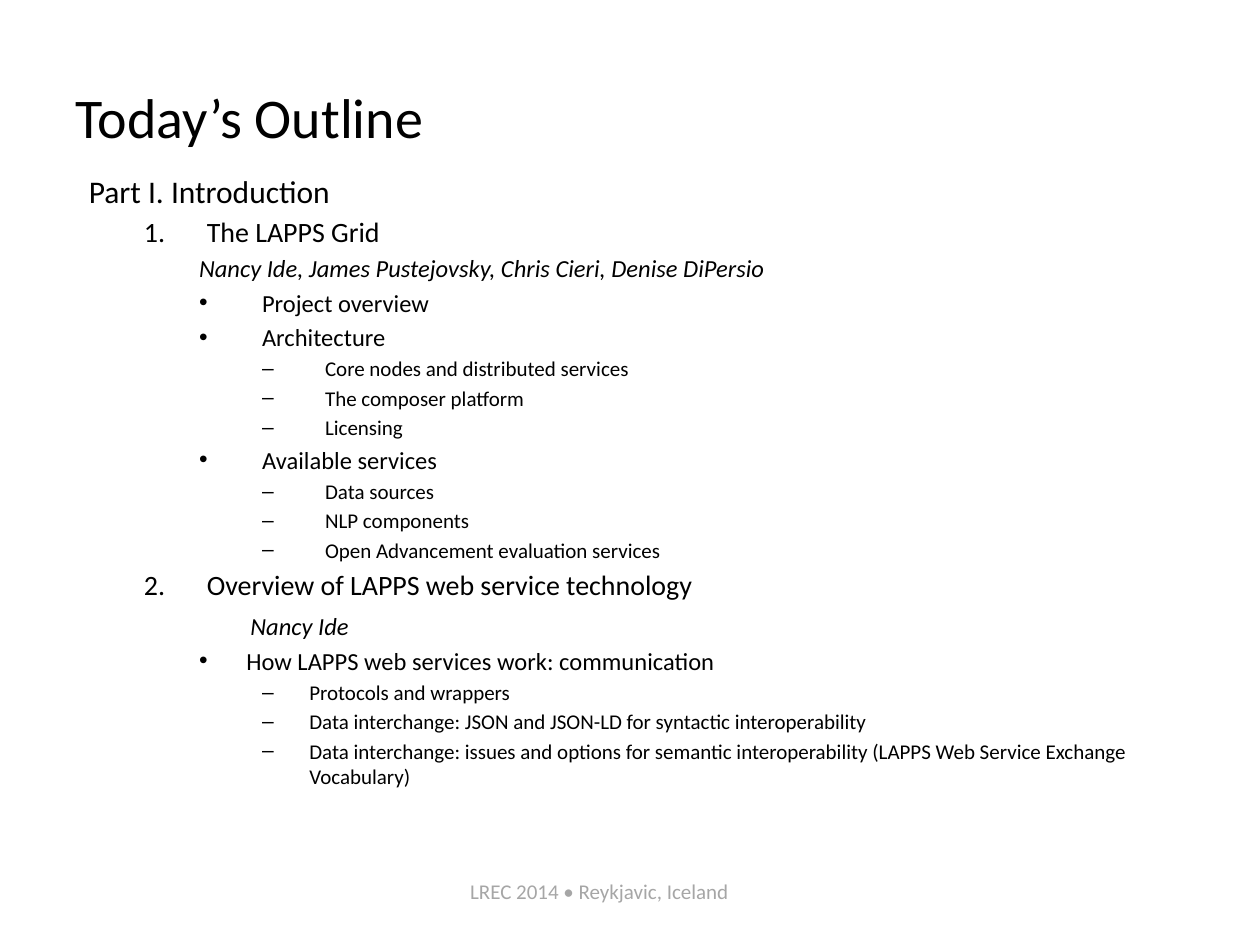
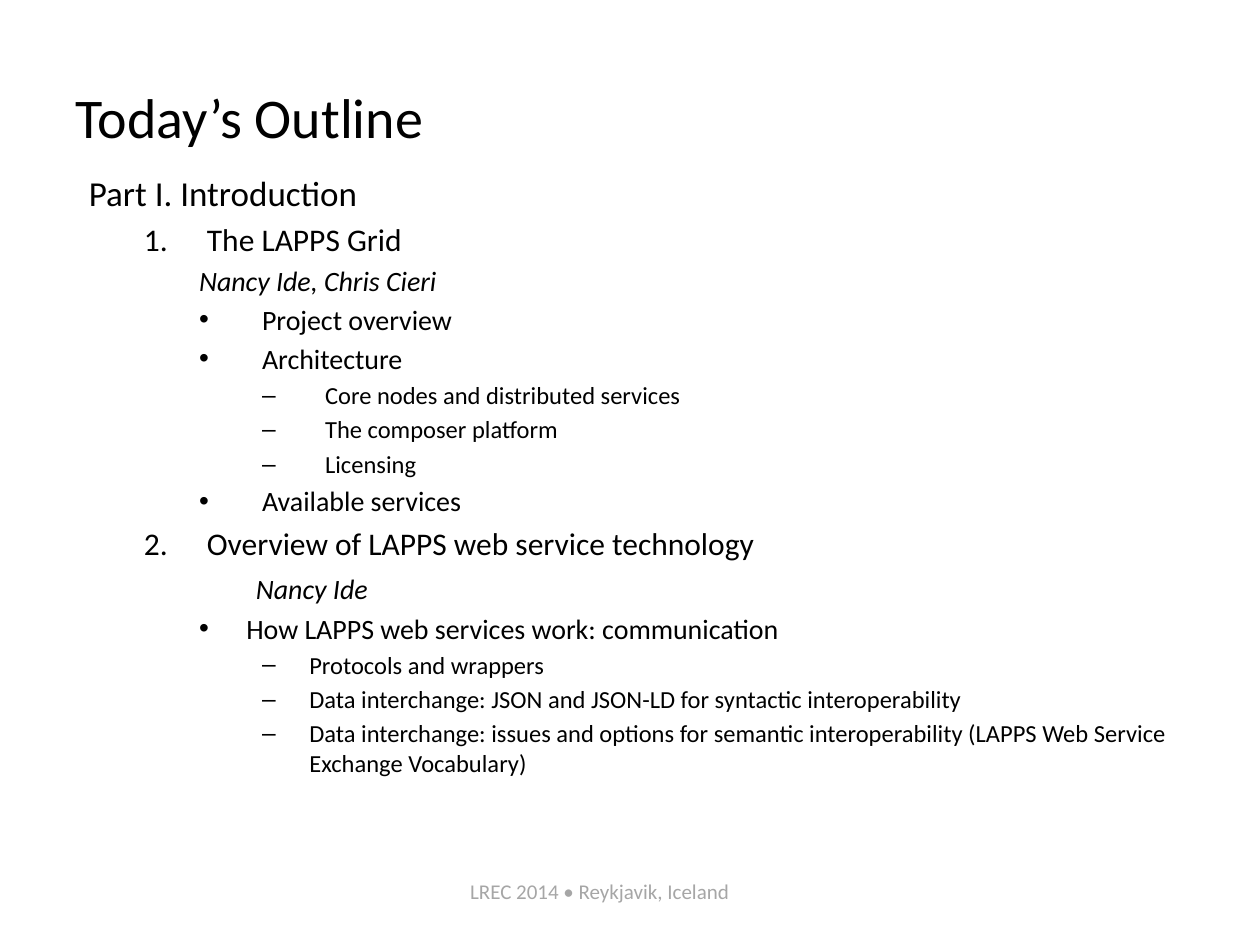
Before and after one commit to chunqishi/lrec2014_part2, a slide deck: slide 2 of lapps-tutorial-intro-lrec2014.pptx. Drawn at 1260x945 pixels with LibreOffice and Linux fonts; fonts in the diff are those of the drawing. Boxes give left, top, right and bottom in pixels: in the first picture for what was removed or moved away, otherwise in the second. Text is boxed around its words. In the diff, an @@ line names an element or a change of style, - is before the commit and + after.

```diff
--- a/lapps-tutorial-intro-lrec2014.pptx
+++ b/lapps-tutorial-intro-lrec2014.pptx
@@ text at (x1=89, y1=181, x2=1165, y2=777): size 18 to 20 pt in "Part I. Introduction"; size 16 to 18 pt in "The LAPPS Grid", "Overview of LAPPS web service technology"; size 14 to 16 pt in "Project overview", "Architecture", "Available services", "Nancy Ide" and 1 more places; size 12 to 14 pt in "Core nodes and distributed services", "The composer platform", "Licensing", "Protocols and wrappers" and 2 more places @@
@@ text at (x1=199, y1=271, x2=436, y2=296): text changed; size 14 to 16 pt @@
-    Nancy Ide, James Pustejovsky, Chris Cieri, Denise DiPersio
+    Nancy Ide, Chris Cieri
@@ text at (x1=325, y1=485, x2=660, y2=562): paragraphs removed @@
-      – Data sources
-      – NLP components
-      – Open Advancement evaluation services
@@ text at (x1=470, y1=884, x2=728, y2=903): text changed @@
-LREC 2014 • Reykjavic, Iceland
+LREC 2014 • Reykjavik, Iceland
```
Also in this commit, not shown: 23 other slides changed, 2 slides added.
